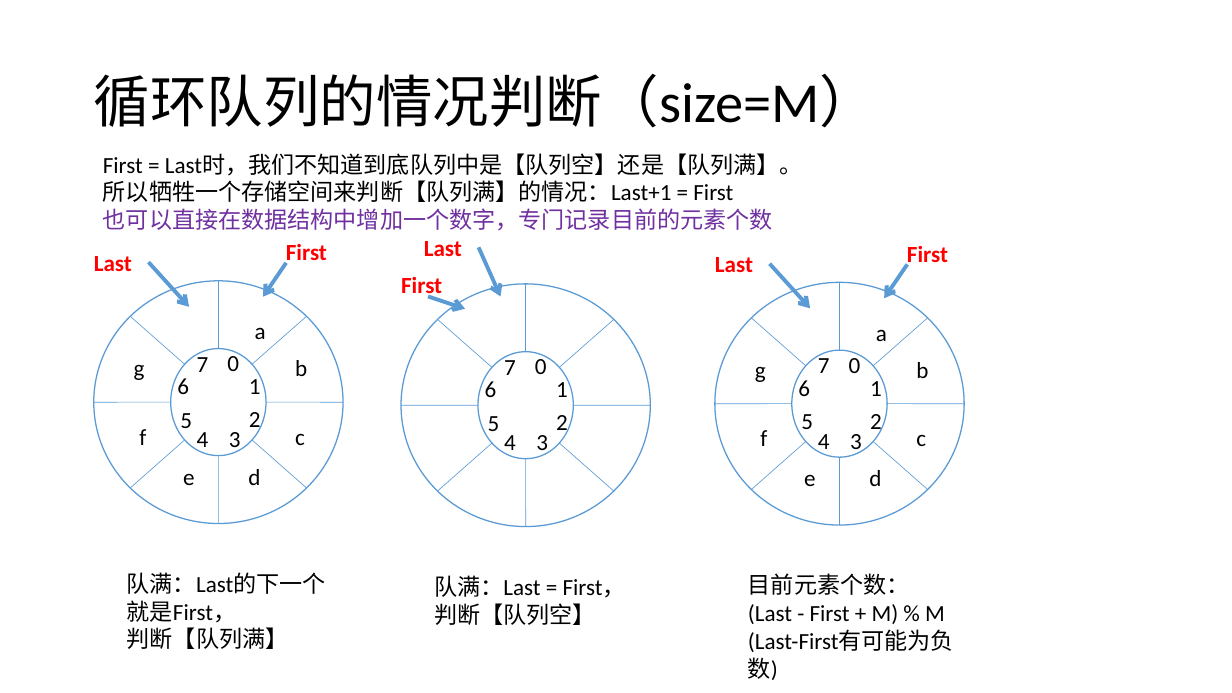
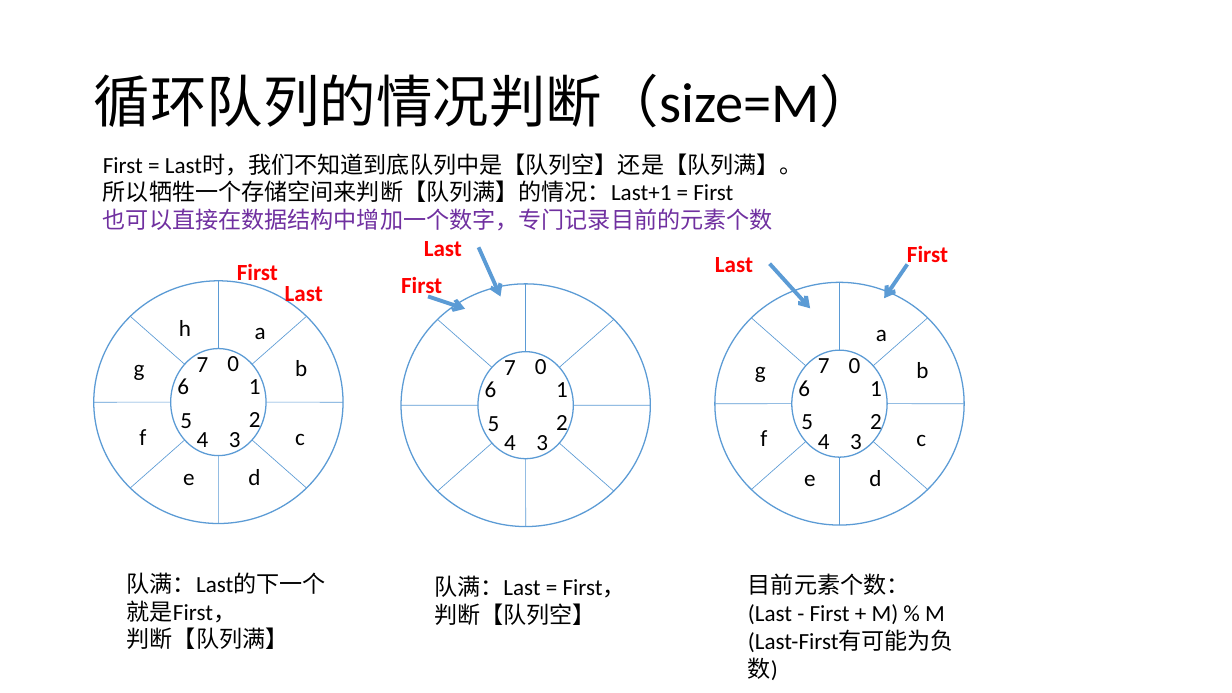
Before and after one commit to Waynefn/cpp_ds_algo, a slide deck: slide 12 of ppt.pptx (slide 6 before the commit). Drawn at 1232x693 pixels with LibreOffice and Linux fonts; fonts in the diff are those of the drawing. Boxes give left, top, right and bottom in pixels: in the first picture for what was removed or moved away, otherwise in the second. Text is boxed around its words. In the diff, an @@ line names an element or a change of style, - is before the commit and + after.

```diff
--- a/ppt.pptx
+++ b/ppt.pptx
@@ arrow removed from (149, 262) to (189, 307) @@
@@ text "First": place and size @@
-text "First" at [286,244,327,266]
+text "First" at [237,264,278,287]
@@ arrow removed from (287, 262) to (263, 297) @@
@@ text "Last" rewrapped from [94,256,132,271] to [285,286,323,307] @@
@@ text added at [179,320,191,336], 18 pt, text #000000 @@
+h
```
Also in this commit, not shown: 5 other slides changed, 8 slides added, 3 other files.
